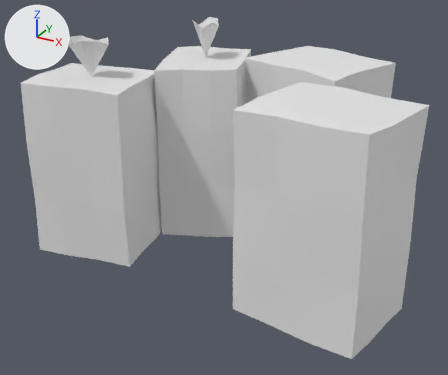
Renders of the FBX model Objects/Bread/Bread.fbx from each side of a commit.
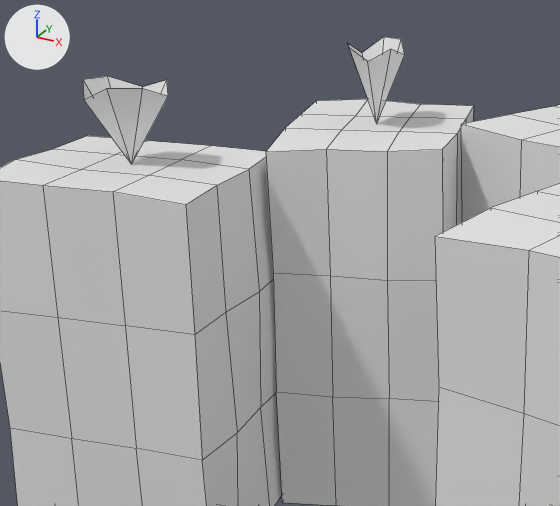
Each version is shown whole from a camera (50 mm lens) standing at (0.56, -0.6, 0.298) and looking at (0.203, 0.049, -0.027), then close up on the part from 7% to 65% of the width and 0% to 63% of the height. The lights are fixed; the arrows at upper left show +X, +Y and +Z. The close-ups show mesh edges as thin lines. Where no turn or scale is listed for an object, it has been applied to the vertices.

In view in the first close-up: 'E2_ST4_EM2_I1', 'E2_ST4_EM2_I2', 'E2_ST4_EM2_I3', 'E2_ST4_EM2_I4'.
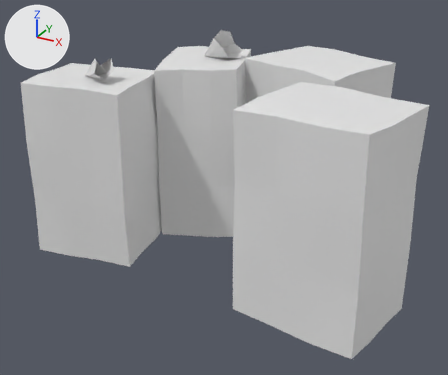
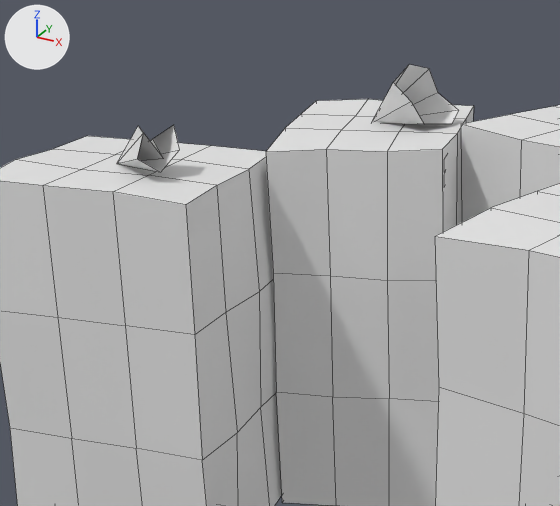
Pixel boxes [x1, y1, x2, y2] of what changed, in the close-ups (560 x 506 px; the box of a moved part takes in the faces that stretch with it):
'E2_ST4_EM2_I4', reshaped: before [0, 76, 282, 506]; after [0, 125, 282, 506]
'E2_ST4_EM2_I3', reshaped: before [266, 37, 474, 506]; after [266, 65, 474, 506]
part 1 of me_cube_011, moved or reshaped: before [348, 37, 405, 123]; after [373, 65, 458, 124]
part 2 of me_cube_029, deleted: before [83, 76, 168, 164]
part 3 of me_cube_029, added: after [117, 125, 180, 172]

The change in detail:
me_cube_029 is used by ob_e2_st4_em2_i4; location (0.0398, 0.0, -0.005).
me_cube_029 had 89 vertices, 80 faces and spanned x -0.075..0.077, y -0.071..0.07, z -0.116..0.164.
me_cube_029 now has 89 vertices, 80 faces and spans x -0.075..0.077, y -0.071..0.07, z -0.116..0.146.
me_cube_029 part 2: the loose piece of 9 vertices spanning x -0.027..0.027, y -0.019..0.019, z 0.115..0.164 is deleted.
me_cube_029 part 3: 9 vertices added at x -0.01..0.041, y -0.032..0.005, z 0.115..0.146.
me_cube_011 has 94 vertices, 80 faces and spans x -0.074..0.074, y -0.084..0.081, z -0.121..0.17.
me_cube_011 is used by ob_e2_st4_em2_i3; location (0.1306, 0.1306, 0.0).
me_cube_011 part 1: the loose piece of 14 vertices spanning x -0.019..0.019, y -0.026..0.026, z 0.12..0.17 is multiplied about its middle by the matrix ((0.24, 0.387, 0.89), (-0.799, 0.6, -0.046), (-0.552, -0.7, 0.453)), then moved by (0.014, 0.006, -0.015).
